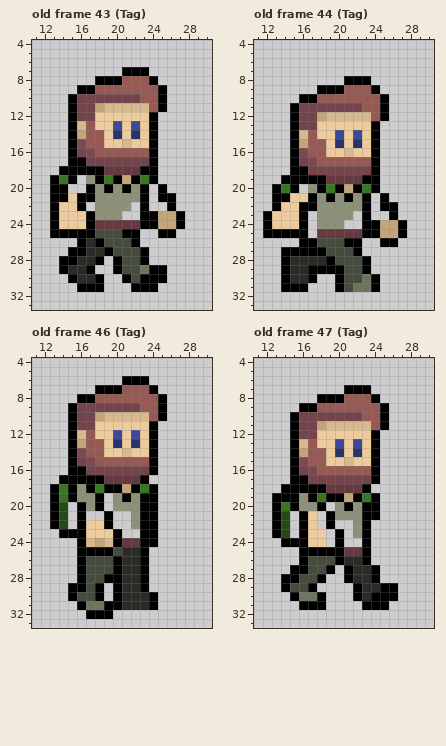
Two states of a pixel-art file, Assets/Potentially Used/hiker.aseprite. Above is the file before it was changed.
48x48 pixels, 50 frames. Shown: old frame 43 (Tag): x 11..30, y 4..33; old frame 44 (Tag): x 11..30, y 4..33; old frame 46 (Tag): x 11..30, y 4..33; old frame 47 (Tag): x 11..30, y 4..33. The commit also changed other frames, which this record leaves out.
Now the later version:
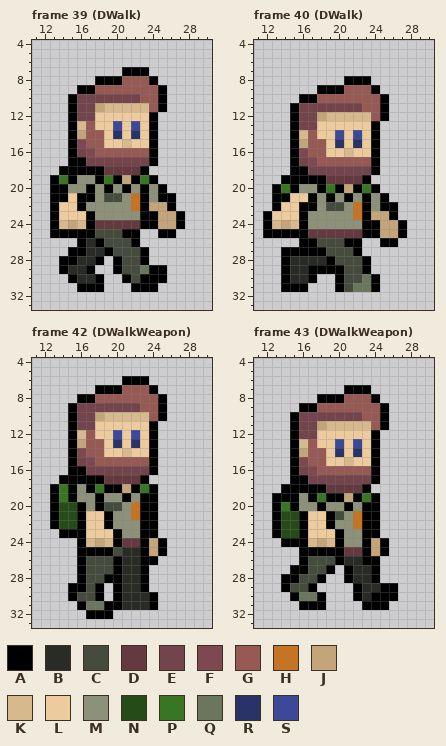
Palette (. is transparent): A #000000  B #292b26  C #454b3d  D #64393f  E #73444b  F #7e4850  G #965953  H #c47422  J #c4a57a  K #d8b88d  L #edcb9d  M #8e9179  N #254b18  P #397623  Q #6b765e  R #29336a  S #3c4999
A new or re-ordered frame is compared with the old frame closest to it.
Log entry: final animations with weapon poses
Difference:
frames 50 -> 64
Frame 39 (DWalk) is new; against old frame 43 (Tag):
y 18: x 24 A -> .
y 19: x 16 . -> M
y 20: x 15..16 .. -> MM; x 24 . -> M
y 21: x 19..20 MM -> CC; x 22 M -> H; x 24 . -> M
y 22: x 17 . -> M; x 22 . -> H; x 24..25 .. -> JJ
y 23: x 21..22 .. -> MM
y 24: x 14..16 LLL -> KJK
Frame 40 (DWalk) is new; against old frame 44 (Tag):
y 19: x 24 A -> .
y 20: x 16 . -> M
y 21: x 24 . -> M
y 22: x 19..20 MM -> CC; x 22 M -> H; x 24 . -> M
y 23: x 17 . -> M; x 22 . -> H; x 24..25 .. -> JJ
y 24: x 13..15 LLL -> KJK; x 17 . -> M; x 21..22 .. -> MM
y 25: x 17 . -> D
Frame 42 (DWalkWeapon) is new; against old frame 46 (Tag):
y 19: x 19 . -> M
y 20: x 15 . -> N; x 19..20 .M -> CC; x 22 M -> H
y 21: x 15 . -> N; x 17..18 .. -> LL; x 20..22 ..M -> MMH
y 22: x 15 . -> N; x 20..21 .. -> MM
y 23: x 21..22 .. -> MM
y 24: x 24..25 A. -> JA
y 25: x 24..25 .. -> JA
y 26: x 24 . -> A
Frame 43 (DWalkWeapon) is new; against old frame 47 (Tag):
y 20: x 19 . -> M
y 21: x 15 . -> N; x 18 . -> L; x 20 M -> C; x 22 M -> H
y 22: x 15 . -> N; x 18 . -> L; x 20..22 ..M -> MMH; x 24 . -> A
y 23: x 15 . -> N; x 19 . -> L; x 21 . -> M; x 24 . -> A
y 24: x 17..19 LL. -> KJK; x 21..22 .. -> MM; x 24..25 .. -> JA
y 25: x 24..25 .. -> JA
y 26: x 24 . -> A
Pixel boxes of the changes (left, top, right, bottom) in both pictures:
changed: (59, 166, 167, 229)
changed: (272, 175, 389, 238)
changed: (68, 493, 167, 565)
changed: (290, 502, 389, 565)
